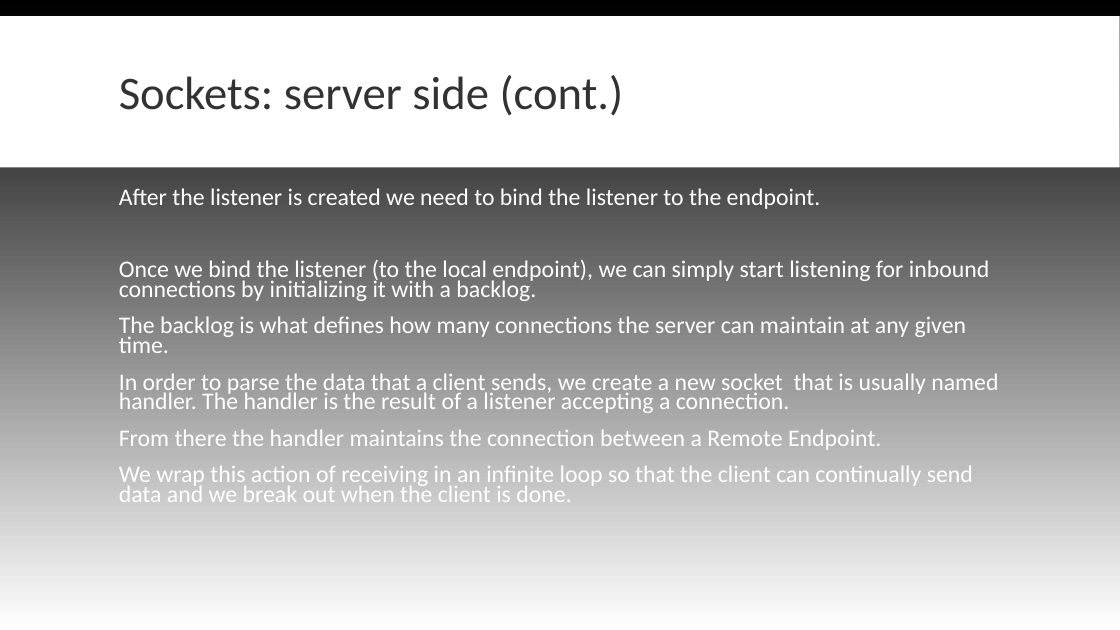
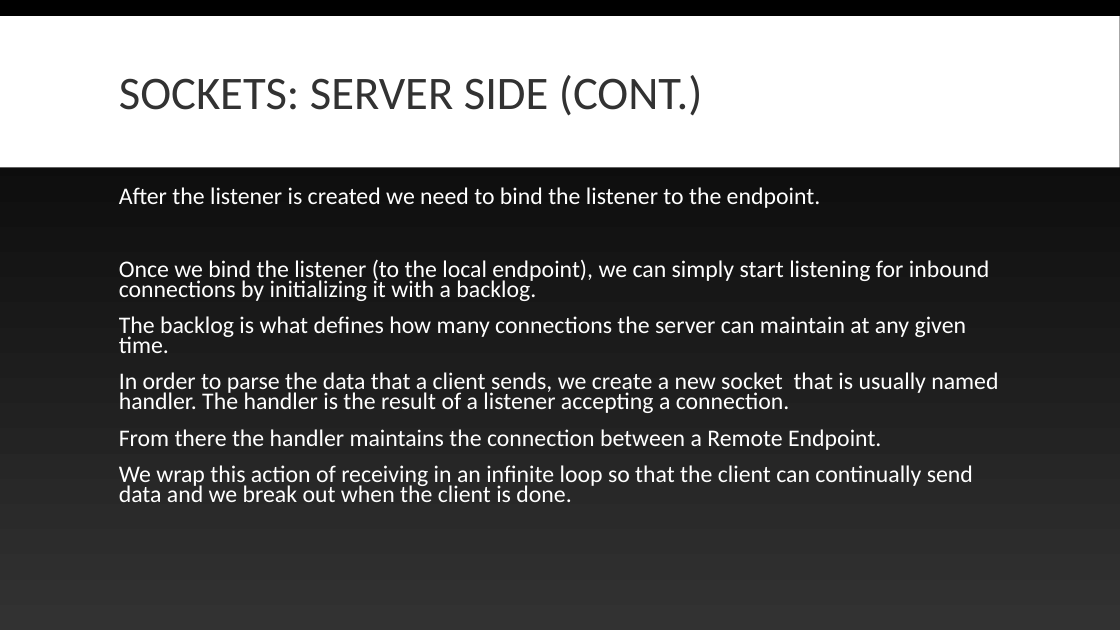
Before and after one commit to Blankpanda/chat_client, a slide deck: slide 8 of powerpoint/resources/Final Presentation Caleb Ellis.ppt. Drawn at 1120x630 pixels with LibreOffice and Linux fonts; fonts in the diff are those of the drawing. Boxes give left, top, right and bottom in pixels: in the first picture for what was removed or moved away, otherwise in the second. Text is boxed around its words. In the diff, an @@ line names an element or a change of style, - is before the commit and + after.

```diff
--- a/powerpoint/resources/Final Presentation Caleb Ellis.ppt
+++ b/powerpoint/resources/Final Presentation Caleb Ellis.ppt
@@ background gradient #000000 to #FFFFFF to gradient #000000 to #323232 @@
@@ title at (119,75,703,116): text changed @@
-Sockets: server side (cont.)
+SOCKETS: SERVER SIDE (CONT.)
```
Also in this commit, not shown: 36 other slides changed, 2 slides added, 2 slides removed, 4 other files.
